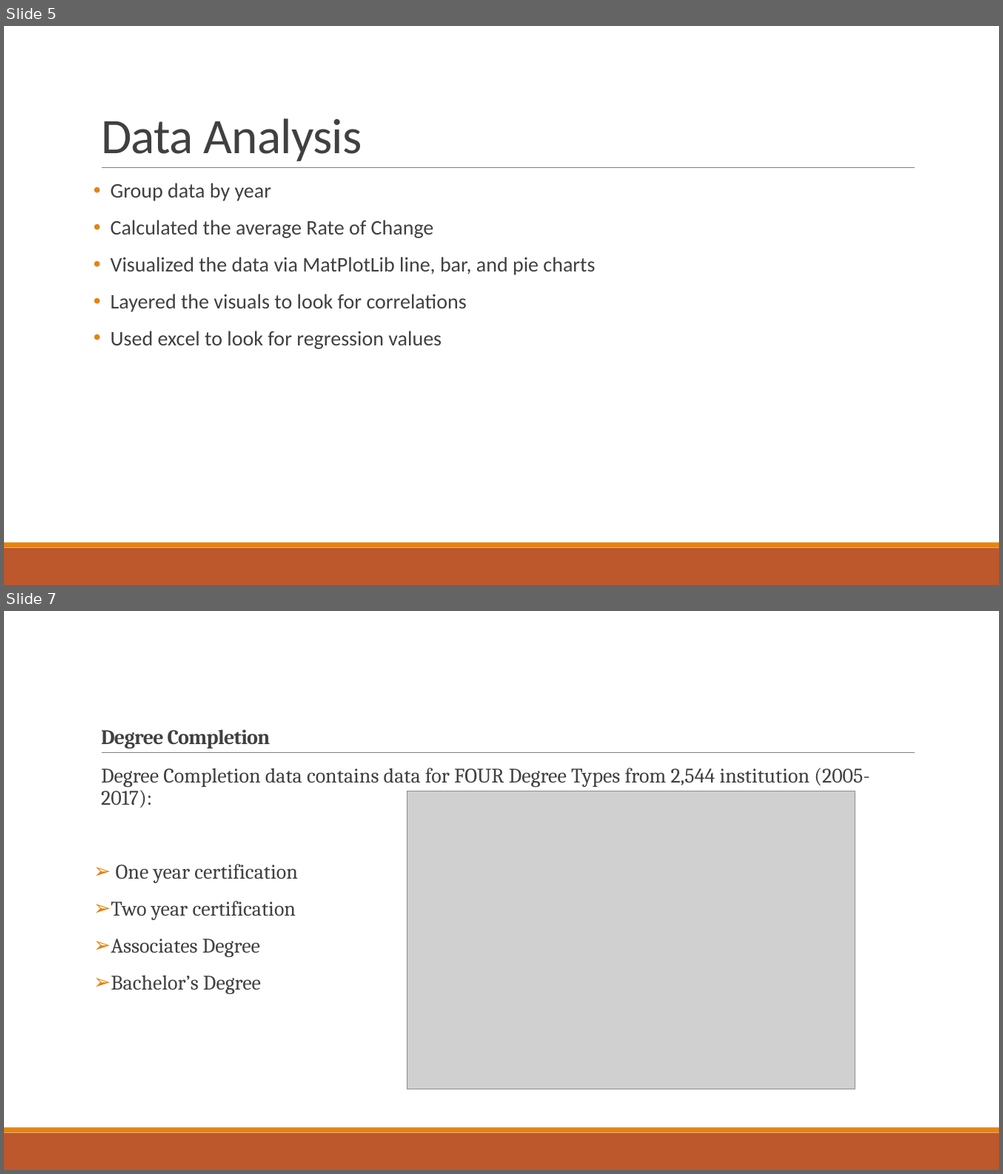
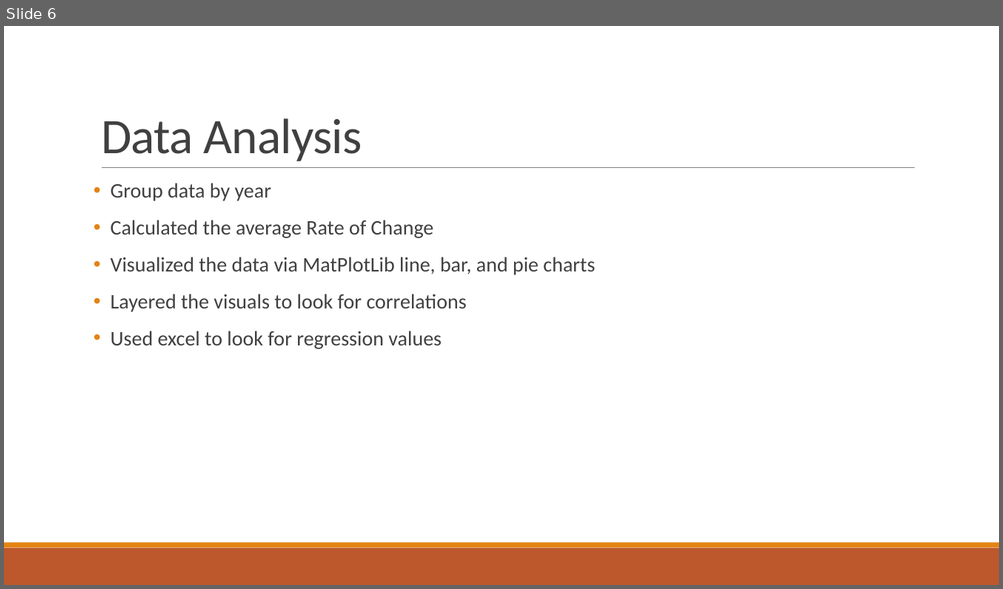
Before and after one commit to grahamb001/Project1, a slide deck: Project 1 Presentation Templatebg_ap.pptx. Shown one above the other, each under a label of ours: slides 5 and 7 before the commit, slide 6 after it; the slides between them are not shown. The pictures are 1003x1174 and 1003x589 pixels, drawn with LibreOffice and Linux fonts; fonts in the diff are those of the drawing; grey boxes stand for pictures. Boxes give left, top, right and bottom in pixels: in the first picture for what was removed or moved away, otherwise in the second. Text is boxed around its words. In the diff, an @@ line names an element or a change of style, - is before the commit and + after.

```diff
--- a/Project 1 Presentation Templatebg_ap.pptx
+++ b/Project 1 Presentation Templatebg_ap.pptx
@@ slide 7 removed at (4,611,999,1170), background #FFFFFF; not listed: 3 template elements that a slide beside it also shows @@
@@ title removed at (101,729,270,749) @@
-Degree Completion
@@ text removed at (101,768,869,994) @@
-  Degree Completion data contains data for FOUR Degree Types from 2,544 institution (2005-2017):
-➢ One year certification
-➢ Two year certification
-➢ Associates Degree
-➢ Bachelor’s Degree
@@ picture removed at (407,792,855,1090) @@
@@ what was slide 5 is now slide 6 @@
```
Also in this commit, not shown: 4 slides changed, 6 slides added, 7 other slides removed.
